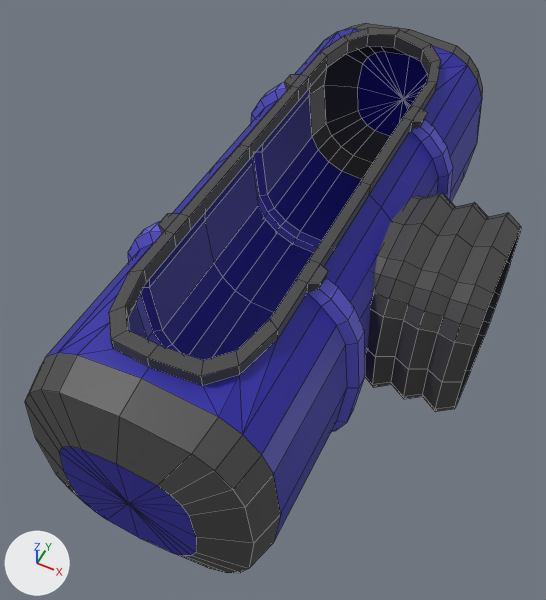
The FBX model GlobalGameJam2018RB_DvR_DK/Assets/Models/PackageTank_2.fbx as it was, and as the next commit left it.
Before and after are seen from a 50 mm lens placed at (0.0182, -0.0664, 0.0445), pointed at (-0.0003, -0.0294, -0.0018). The lights are fixed; the arrows at lower left show +X, +Y and +Z. Mesh edges are drawn as thin lines. Where no turn or scale is listed for an object, it has been applied to the vertices.

The older version as bpy lines, for what is in view:
```python
me_mesh = bpy.data.meshes.new('Mesh')
me_mesh.from_pydata(...)  # 547 vertices, 540 faces; spans x -0.0098..0.0161, y -0.0505..0.0, z -0.0097..0.0099
# faces by material slot: [304, 128, 108]
me_mesh.materials.append(mat_lambert25)  # dark grey #464646
me_mesh.materials.append(mat_lambert27)  # blue #2b25a4
me_mesh.materials.append(mat_lambert21)  # blue #5b55d1
ob_pcylinder31 = bpy.data.objects.new('pCylinder31', me_mesh)
ob_pcylinder31.location = (0.0, 0.0, 0.0)
```
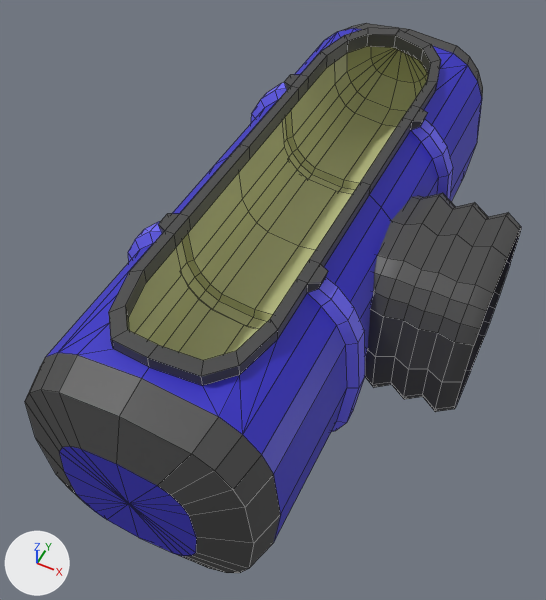
Commit message: New Tanks

Boxes [x1, y1, x2, y2] around the edits, measured in the pictures (546 x 600 px):
part 1 of me_mesh, added: after [128, 46, 428, 360]
part 2 of me_mesh, recoloured: [46, 28, 482, 556] in both
part 3 of me_mesh, recoloured: [128, 83, 453, 432] in both

Edits to the bpy script that builds the scene:
```text
Add mat_light_blue:
    mat_light_blue = principled_material('Light_Blue')
    mat_light_blue.base_color = (0.159, 0.138, 0.965)  # blue #6f68fb
Add mat_dark_blue:
    mat_dark_blue = principled_material('Dark_Blue')
    mat_dark_blue.base_color = (0.0369, 0.0284, 0.578)  # blue #362fc8
Add mat_insidetank:
    mat_insidetank = principled_material('InsideTank')
    mat_insidetank.base_color = (0.497, 0.515, 0.234)  # beige #bbbe85
Change me_mesh:
    used by ob_pcylinder31; location = (0.0, 0.0, 0.0)
    remove me_mesh.from_pydata(...)  # 547 vertices, 540 faces; spans x -0.0098..0.0161, y -0.0505..0.0, z -0.0097..0.0099
    add me_mesh.from_pydata(...)  # 714 vertices, 700 faces; spans x -0.0098..0.0161, y -0.0505..0.0, z -0.0097..0.0099
    me_mesh part 1: a new loose piece of 167 vertices spanning x -0.006..0.0059, y -0.0474..-0.003, z 0.0003..0.0077, in mat_insidetank (beige #bbbe85)
    me_mesh part 2: 128 faces spanning x -0.009..0.0089, y -0.0505..0.0, z -0.009..0.009 switch from mat_lambert27 (blue #2b25a4) to mat_dark_blue (blue #362fc8)
    me_mesh part 3: 108 faces spanning x -0.0098..0.0097, y -0.036..-0.0144, z -0.0097..0.0088 switch from mat_lambert21 (blue #5b55d1) to mat_light_blue (blue #6f68fb)
    add me_mesh.materials.append(mat_insidetank)  # beige #bbbe85
```
